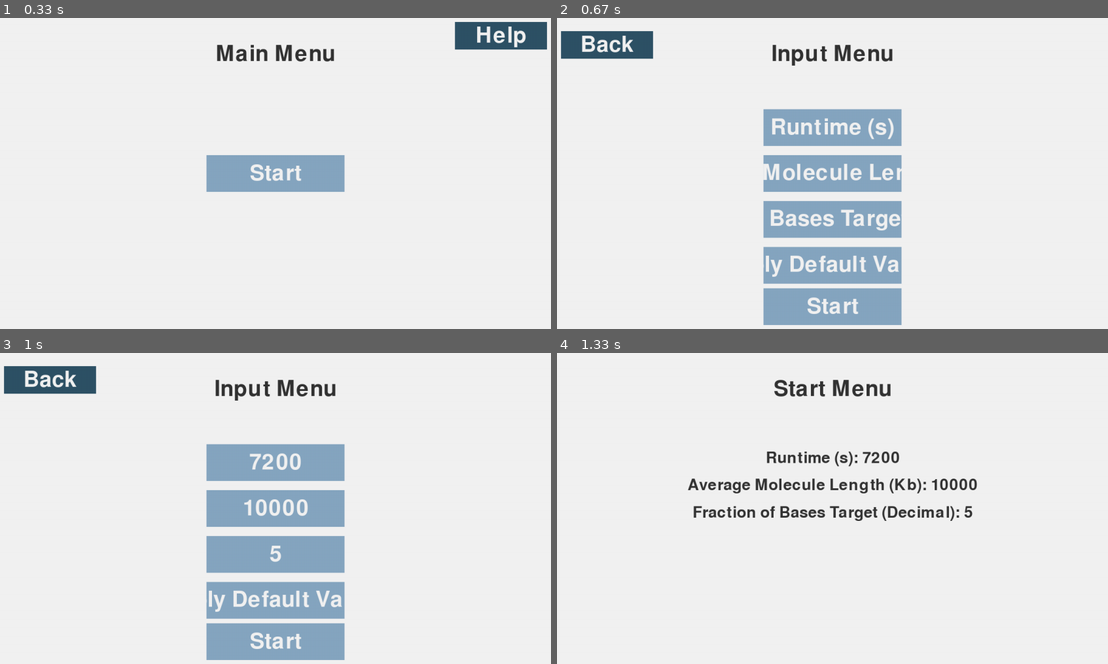
Above: before the commit, frames 1-4 (two rows, left to right).
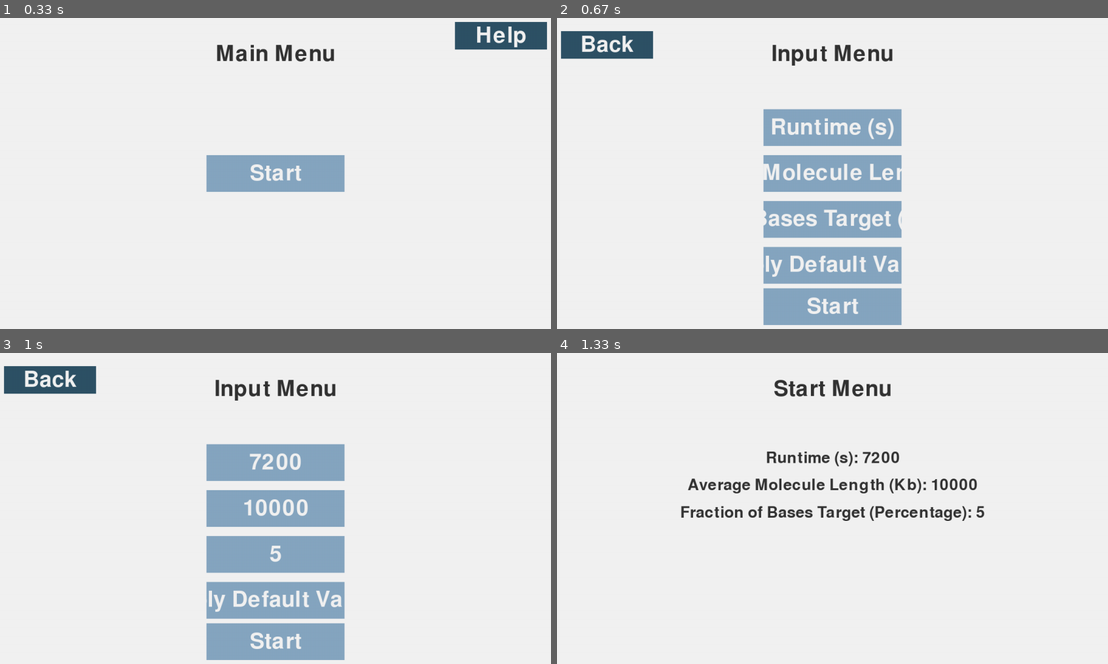
Above: after the commit, the same moments.

Repository: Leina85/A-Level-NEA
Game: pygame game, started from NEA/pipeline/Doc-NEA/P2.py
The game is run twice, just before and just after one commit, with the same random seed, the same clock (stepped at 60 frames per second) and the same inputs.
Inputs (mouse positions are in pixels of both pictures, inside the frame that each line leads up to):
- Up to frame 1 (0.33 s): no input
- Up to frame 2 (0.67 s): click (832, 173) at 0.38 s
- Up to frame 3 (1 s): click (330, 583) at 0.72 s
- Up to frame 4 (1.33 s): click "Start" at 1.05 s

Frame 1 is identical in both runs. In frame 2, 0.8% of the frame differs, in the area x 37-63%, y 61-69%; in frame 3, nothing differs; in frame 4, 1.3%, in the area x 22-78%, y 49-54%.

Commit message:
changed decimal label to percentage and changed the max characters from 7 to 6

Diff:
--- a/NEA/pipeline/Doc-NEA/P2.py
+++ b/NEA/pipeline/Doc-NEA/P2.py
@@ -50,7 +50,7 @@
         'buttons': {
             1: {'pos': (640, 260), 'text': '', 'size': MAIN_BTN_SIZE, 'input': True, 'label': 'Runtime (s)'},
             2: {'pos': (640, 360), 'text': '', 'size': MAIN_BTN_SIZE, 'input': True, 'label': 'Average Molecule Length (Kb)'},
-            3: {'pos': (640, 460), 'text': '', 'size': MAIN_BTN_SIZE, 'input': True, 'label': 'Fraction of Bases Target (Decimal)', 'max_length': 2},
+            3: {'pos': (640, 460), 'text': '', 'size': MAIN_BTN_SIZE, 'input': True, 'label': 'Fraction of Bases Target (Percentage)', 'max_length': 2},
             'default_values': {'pos': (640, 560), 'text': 'Apply Default Values', 'size': MAIN_BTN_SIZE},
             'start': {'pos': (640, 650), 'text': 'Start', 'target': 'start_menu', 'size': MAIN_BTN_SIZE}
         }
@@ -156,7 +156,7 @@
                 btn_data = screen_info['buttons'][active_btn]
                 if btn_data.get('input'):
                     current_text = btn_data['text']
-                    max_length = btn_data.get('max_length', 7)
+                    max_length = btn_data.get('max_length', 6)
 
                     if event.key == pygame.K_BACKSPACE:
                         btn_data['text'] = current_text[:-1]
